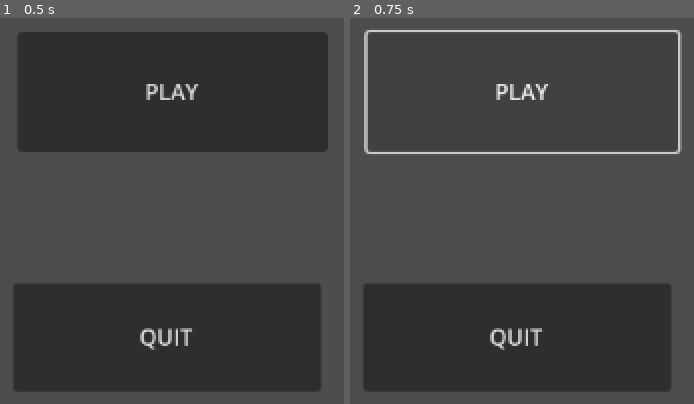
Above: before the commit, frames 1-2 (left to right).
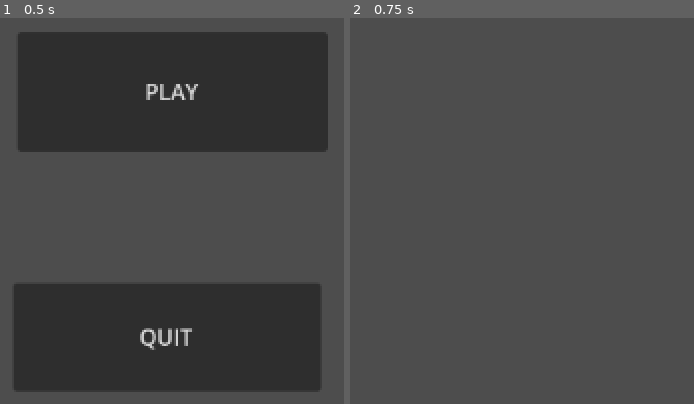
Above: after the commit, the same moments.

Repository: Robrverde/Cycling-Across-Japan-Until-I-Collect-1-million-Dollars-For-Charity
Game: Godot game, scene res://main.tscn
Two runs of this game, one before a commit and one after it. Both use one fixed random seed, a clock stepped at 60 frames per second and the inputs below.
Inputs:
- Up to frame 1 (0.5 s): no input
- Up to frame 2 (0.75 s): click "PLAY" at 0.5 s

Frame 1 is identical in both runs. In frame 2, 26% of the frame differs, in the area x 4-97%, y 3-97%.

Commit message:
Start
Implemented start button

Diff:
--- /dev/null
+++ b/game_scene.tscn
@@ -0,0 +1,3 @@
+[gd_scene format=3 uid="uid://cwfkvtjqkt2ua"]
+
+[node name="gameScene" type="Node2D"]
--- a/main.gd
+++ b/main.gd
@@ -1,6 +1,7 @@
 extends Node2D
 
-
+func _on_start_pressed():
+	get_tree().change_scene_to_file("res://game_scene.tscn")
 
 func _on_quit_pressed():
 	get_tree().quit()
--- a/main.tscn
+++ b/main.tscn
@@ -19,4 +19,5 @@
 offset_bottom = 470.0
 text = "QUIT"
 
+[connection signal="pressed" from="Start" to="." method="_on_start_pressed"]
 [connection signal="pressed" from="Quit" to="." method="_on_quit_pressed"]
